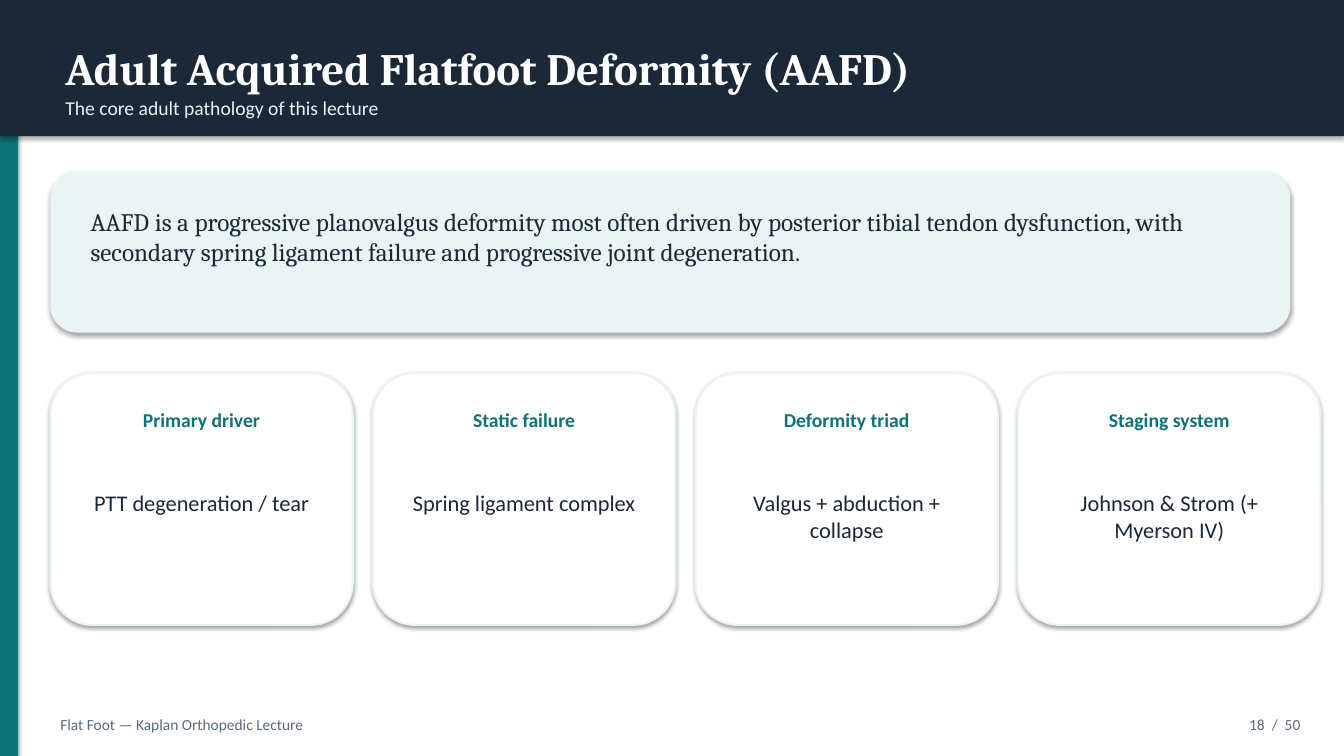
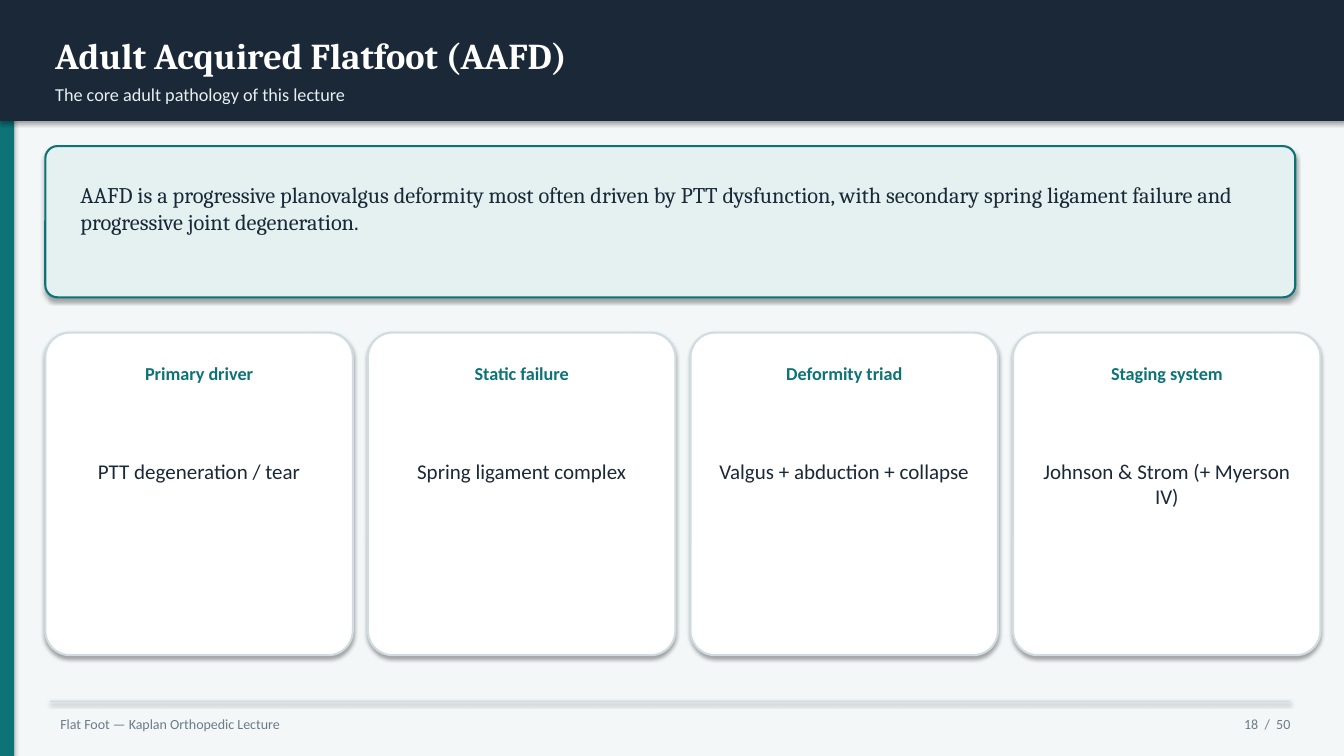
Before and after one commit to AhmedMohsen74/Ahmed-Mohsen-Mohamed, a slide deck: slide 18 of flatfoot-lecture/Flat_Foot_Kaplan_Orthopedic_Lecture.pptx. Drawn at 1344x756 pixels with LibreOffice and Linux fonts; fonts in the diff are those of the drawing. Boxes give left, top, right and bottom in pixels: in the first picture for what was removed or moved away, otherwise in the second. Text is boxed around its words. In the diff, an @@ line names an element or a change of style, - is before the commit and + after.

```diff
--- a/flatfoot-lecture/Flat_Foot_Kaplan_Orthopedic_Lecture.pptx
+++ b/flatfoot-lecture/Flat_Foot_Kaplan_Orthopedic_Lecture.pptx
@@ rectangle: place and size @@
-rectangle at <box>0,0,18,756</box>
+rectangle at <box>0,0,14,756</box>
@@ rectangle: place and size @@
-rectangle at <box>0,0,1344,136</box>
+rectangle at <box>0,0,1344,121</box>
@@ rectangle added at <box>0,0,1344,756</box>, fill #F4F7F8 @@
@@ text at <box>55,42,567,77</box>: text changed; size 32 to 26 pt @@
-Adult Acquired Flatfoot Deformity (AAFD)
+Adult Acquired Flatfoot (AAFD)
@@ text "The core adult pathology of ...": place and size @@
-text "The core adult pathology of ..." at <box>65,101,379,119</box>
+text "The core adult pathology of ..." at <box>55,88,345,104</box>
@@ text "The core adult pathology of ..." at <box>55,88,345,104</box>: size 14 to 13 pt, text colour #E8F5F4 to #E4F1F0 @@
@@ rounded rectangle: place and size @@
-rounded rectangle at <box>50,171,1291,333</box>
+rounded rectangle at <box>45,146,1296,297</box>
@@ rounded rectangle at <box>45,146,1296,297</box>: fill #E8F5F4 to #E4F1F0; outline none to #0D7377 1.5 pt; proportions changed @@
@@ text at <box>80,187,1232,235</box>: text changed; size 18 to 16 pt @@
-AAFD is a progressive planovalgus deformity most often driven by posterior tibial tendon dysfunction, with secondary spring ligament failure and progressive joint degeneration.
+AAFD is a progressive planovalgus deformity most often driven by PTT dysfunction, with secondary spring ligament failure and progressive joint degeneration.
@@ rounded rectangle: place and size @@
-rounded rectangle at <box>50,373,353,625</box>
+rounded rectangle at <box>45,333,353,655</box>
@@ text "Primary driver": place and size @@
-text "Primary driver" at <box>143,413,260,430</box>
+text "Primary driver" at <box>145,367,254,383</box>
@@ rounded rectangle: place and size @@
-rounded rectangle at <box>373,373,676,625</box>
+rounded rectangle at <box>368,333,676,655</box>
@@ text "Static failure": place and size @@
-text "Static failure" at <box>473,413,575,427</box>
+text "Static failure" at <box>475,367,569,380</box>
@@ outline #E8F5F4 1.5 pt to #D0DCE0 1.5 pt; proportions changed in 4 elements at <box>1013,333,1321,655</box>, <box>45,333,353,655</box>, <box>368,333,676,655</box>, <box>691,333,998,655</box> @@
@@ rounded rectangle: place and size @@
-rounded rectangle at <box>696,373,998,625</box>
+rounded rectangle at <box>691,333,998,655</box>
@@ text "Deformity triad": place and size @@
-text "Deformity triad" at <box>784,413,910,430</box>
+text "Deformity triad" at <box>786,367,902,383</box>
@@ rounded rectangle: place and size @@
-rounded rectangle at <box>1018,373,1321,625</box>
+rounded rectangle at <box>1013,333,1321,655</box>
@@ size 14 to 13 pt in 4 elements at <box>786,367,902,383</box>, <box>145,367,254,383</box>, <box>475,367,569,380</box>, <box>1111,367,1223,383</box> @@
@@ text "Staging system": place and size @@
-text "Staging system" at <box>1109,413,1230,431</box>
+text "Staging system" at <box>1111,367,1223,383</box>
@@ text "PTT degeneration / tear": place and size @@
-text "PTT degeneration / tear" at <box>94,495,309,515</box>
+text "PTT degeneration / tear" at <box>98,464,300,483</box>
@@ text "Spring ligament complex": place and size @@
-text "Spring ligament complex" at <box>413,495,635,515</box>
+text "Spring ligament complex" at <box>417,464,626,483</box>
@@ text "Valgus + abduction + collapse": place and size @@
-text "Valgus + abduction + collapse" at <box>753,495,924,542</box>
+text "Valgus + abduction + collapse" at <box>719,464,969,483</box>
@@ size 16 to 15 pt in 4 elements at <box>719,464,969,483</box>, <box>98,464,300,483</box>, <box>417,464,626,483</box>, <box>1043,464,1290,507</box> @@
@@ text "Johnson & Strom (+ Myerson ...": place and size @@
-text "Johnson & Strom (+ Myerson ..." at <box>1080,495,1235,542</box>
+text "Johnson & Strom (+ Myerson ..." at <box>1043,464,1290,507</box>
@@ text "Flat Foot — Kaplan Orthopedic ..." at <box>60,719,279,731</box>: size 11 to 10 pt, text colour #5A6A7A to #6B7C8A @@
@@ rectangle added at <box>50,701,1291,702</box>, fill #D0DCE0 @@
@@ text "18 / 50" at <box>1244,719,1290,729</box>: size 11 to 10 pt, text colour #5A6A7A to #6B7C8A @@
```
Also in this commit, not shown: 49 other slides changed, 14 other files.
